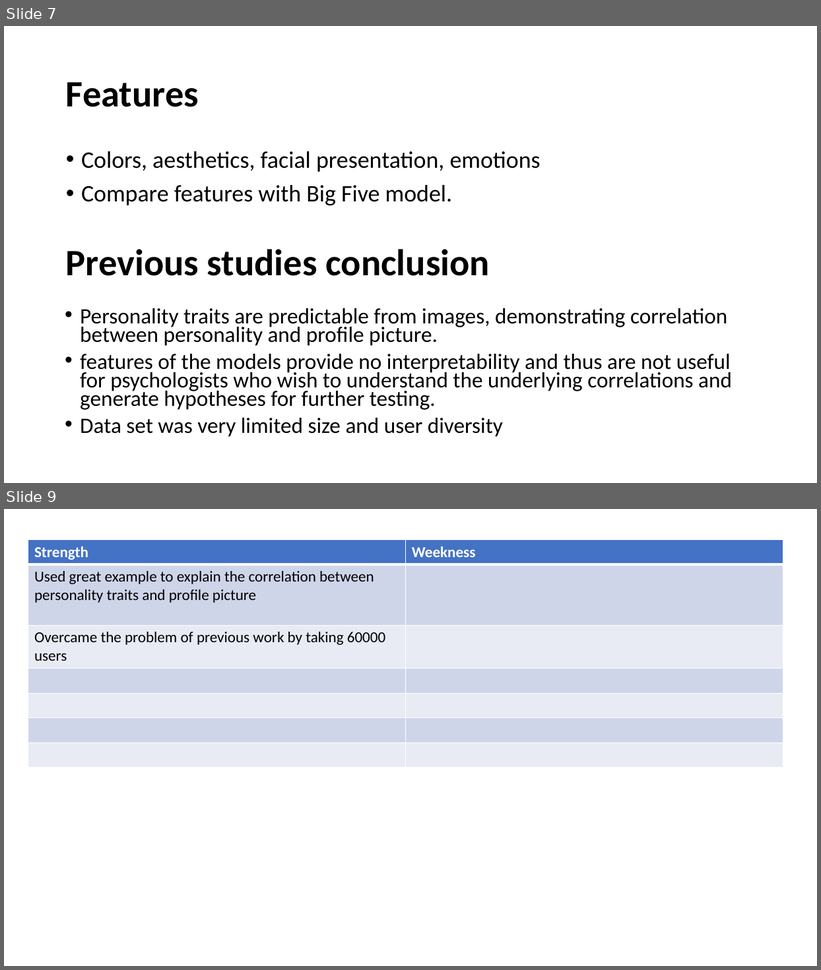
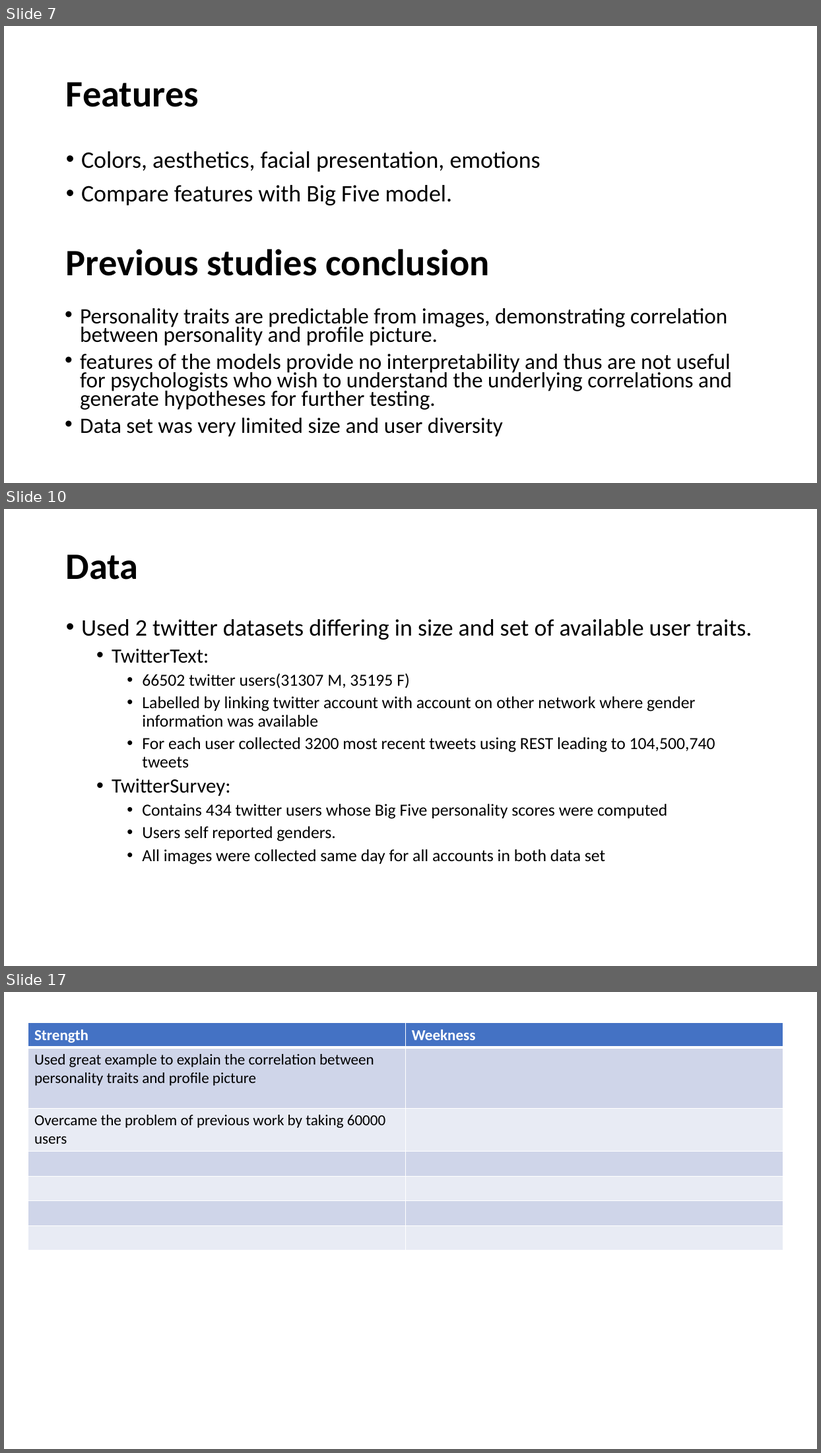
Before and after one commit to Sandhya-Bairi/USU-Assignments-and-Projects, a slide deck: CS 6675 - Advance Data Science/Practicum/Presentation.pptx. Shown one above the other, each under a label of ours: slides 7 and 9 before the commit, slides 7, 10 and 17 after it; the slides between them are not shown. The pictures are 821x970 and 821x1453 pixels, drawn with LibreOffice and Linux fonts; fonts in the diff are those of the drawing. Boxes give left, top, right and bottom in pixels: in the first picture for what was removed or moved away, otherwise in the second. Text is boxed around its words. In the diff, an @@ line names an element or a change of style, - is before the commit and + after.

```diff
--- a/CS 6675 - Advance Data Science/Practicum/Presentation.pptx
+++ b/CS 6675 - Advance Data Science/Practicum/Presentation.pptx
@@ slide 10 added at [4,509,817,966], background #FFFFFF @@
@@ title added at [66,555,139,580], 44 pt, text #000000, bold @@
+Data
@@ text added at [81,619,752,865], 20 pt, text #000000 @@
+• Used 2 twitter datasets differing in size and set of available user traits.
+  • TwitterText:
+    • 66502 twitter users(31307 M, 35195 F)
+    • Labelled by linking twitter account with account on other network where gender information was available
+    • For each user collected 3200 most recent tweets using REST leading to 104,500,740 tweets
+  • TwitterSurvey:
+    • Contains 434 twitter users whose Big Five personality scores were computed
+    • Users self reported genders.
+    • All images were collected same day for all accounts in both data set
@@ what was slide 9 is now slide 17 @@
```
Also in this commit, not shown: 1 slide changed, 7 other slides added, 42 other files.
